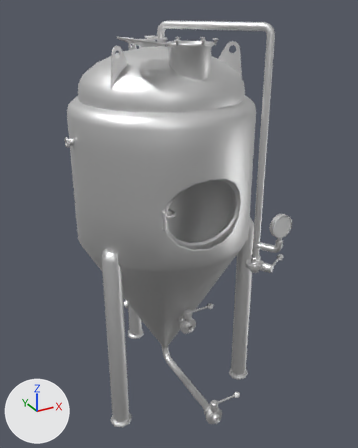
A saved change to the FBX model AssetPublisher/Assets/BreweryEquipmentAssets/BreweryModels/FermentationVessel.fbx.
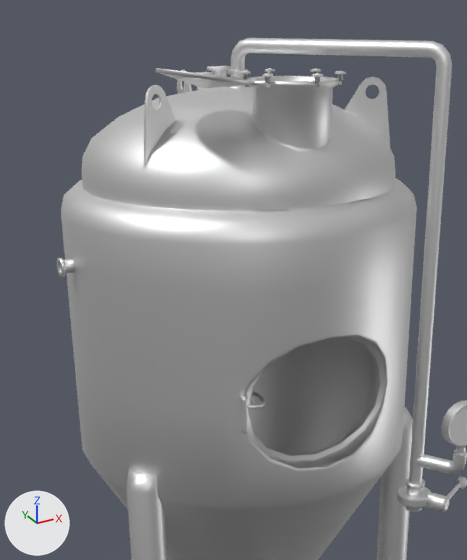
Old and new are each drawn whole from a 50 mm camera at (-1.62, -3.37, 3.04) aimed at (0.08, -0.27, 1.49) and again close up on the part from 10% to 79% of the width and 0% to 67% of the height. The axes (+X, +Y, +Z) are drawn at lower left. The lights are the same throughout. Both versions are drawn at frame 120 of the action 'ManholeOpen'; the numbers are the values there. Vertices at the same position are counted once.

Names of what the first close-up shows: 'FermentationVessel.001', 'Lid.001'.
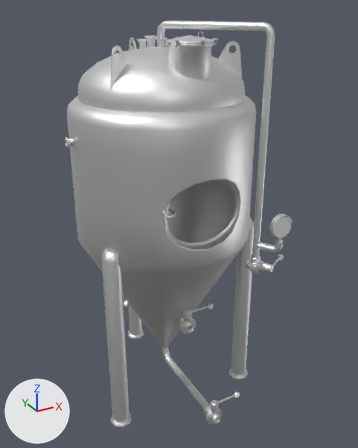
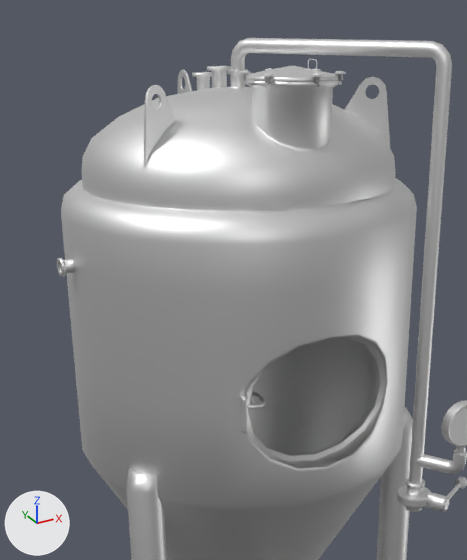
What differs and where, as boxes [x1, y1, x2, y2] in the close-ups (467 x 560 px):
'Lid.001', reshaped, turned, rescaled
    before: [156, 68, 253, 92]
    after: [246, 59, 339, 82]

The change in detail:
me_cylinder_014 has 675 vertices, 686 faces and spans x -15.3..14.8, y -0.2..5.9, z -30.9..0.3.
me_cylinder_014 is used by ob_lid_001; location (-0.159, -0.562, 2.839); rotation (-1.71, 0.0, -1.571), in degrees (-98, 0, -90); scale (0.01, 0.01, 0.01).
me_cylinder_014 part 1: the whole mesh is multiplied about the mesh origin by the matrix ((0.0, 0.0, -0.01), (-0.01, 0.0, 0.0), (0.0, 0.01, 0.0)).
Object 'Lid.001' (ob_lid_001) turns from (-98, 0, -90) to (0, 0, 0) degrees about x, y and z.
Object 'Lid.001' (ob_lid_001) is rescaled from (0.01, 0.01, 0.01) to (1.0, 1.0, 1.0).
